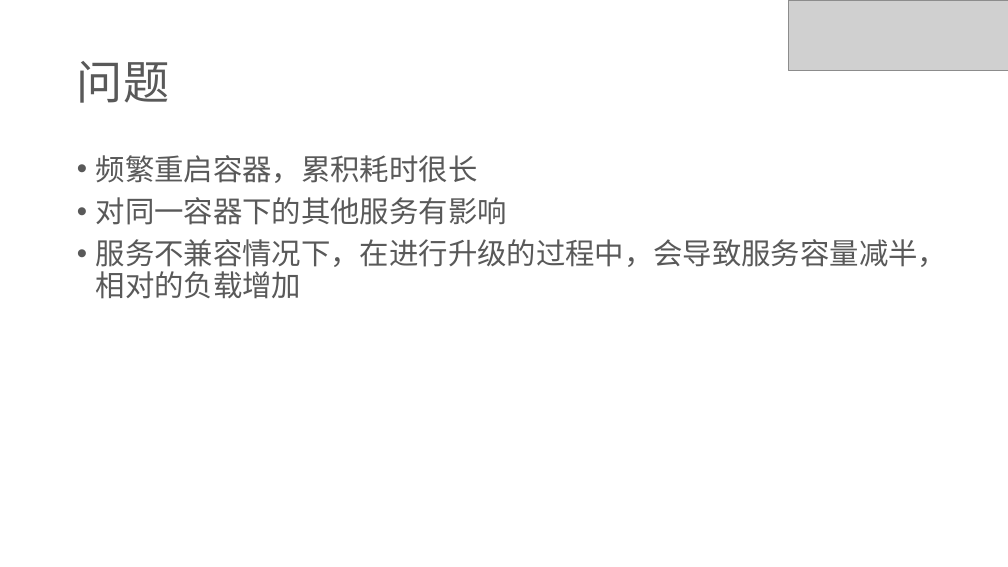
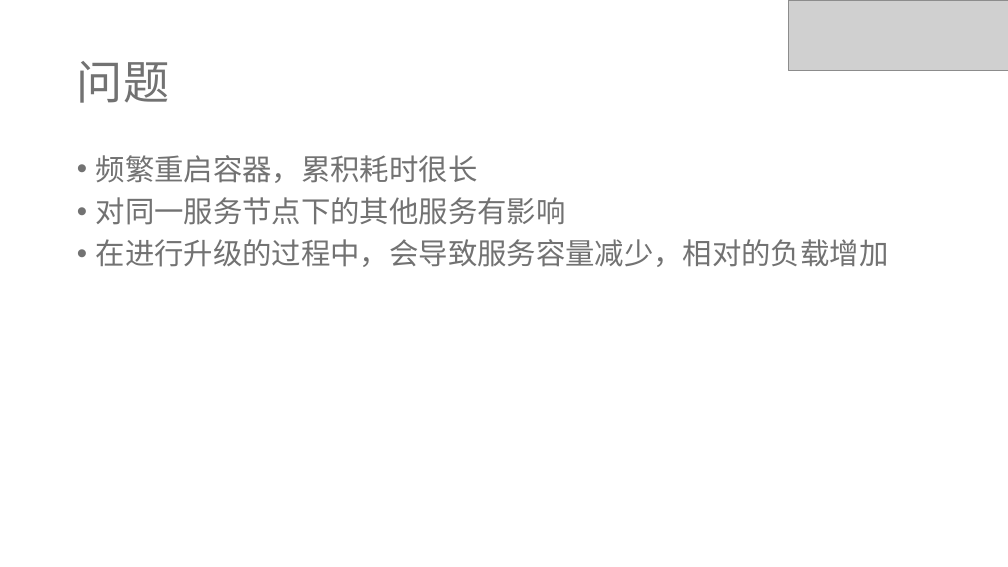
Before and after one commit to ivaneye/ivaneye.github.com, a slide deck: slide 6 of source/ppt/work/焦点服务化框架Hydra的演变-王一帆.pptx (slide 4 before the commit). Drawn at 1008x567 pixels with LibreOffice and Linux fonts; fonts in the diff are those of the drawing; grey boxes stand for pictures. Boxes give left, top, right and bottom in pixels: in the first picture for what was removed or moved away, otherwise in the second. Text is boxed around its words. In the diff, an @@ line names an element or a change of style, - is before the commit and + after.

```diff
--- a/source/ppt/work/焦点服务化框架Hydra的演变-王一帆.pptx
+++ b/source/ppt/work/焦点服务化框架Hydra的演变-王一帆.pptx
@@ title "问题" at bbox=[77, 61, 169, 103]: text colour #595959 to #727272 @@
@@ text at bbox=[96, 155, 478, 183]: text colour #595959 to #727272 in "频繁重启容器，累积耗时很长" @@
@@ text at bbox=[96, 197, 889, 267]: text changed; text colour #595959 to #727272 @@
-• 对同一容器下的其他服务有影响
-• 服务不兼容情况下，在进行升级的过程中，会导致服务容量减半，相对的负载增加
+• 对同一服务节点下的其他服务有影响
+• 在进行升级的过程中，会导致服务容量减少，相对的负载增加
```
Also in this commit, not shown: 11 other slides changed, 4 slides added, 2 slides removed, 1 other file.
